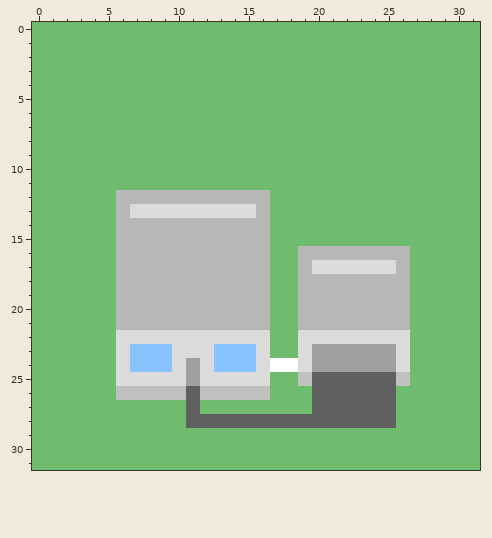
File history of a pixel-art sprite, Python Game/data/images/Residential/Bungalow.png. The picture above is the old version.
The file is 32x32 pixels. Colours within 5 levels of each other are drawn and written as one.
After the commit:
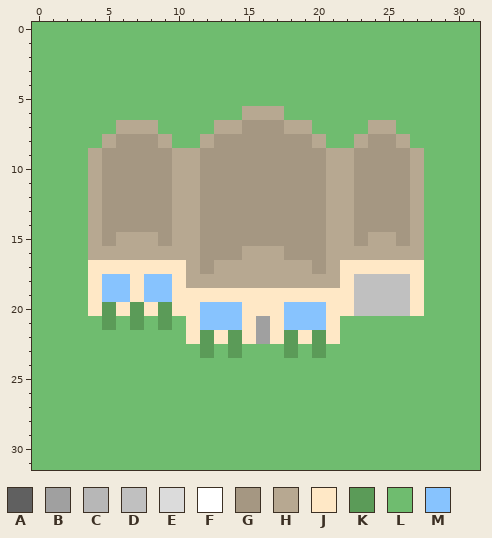
Palette (. is transparent): A #606060  B #a0a0a0  C #b7b7b7  D #c0c0c0  E #dbdbdb  F #ffffff  G #a59782  H #b7a891  J #ffe8c6  K #5b9b58  L #6fbc6f  M #87c3fe
Change:
Changed rows in their new state; - is an unchanged pixel.
first column x 4:
 6 -----------HHH----------
 7 --HHH----HHGGGHH----HH--
 8 -HGGGH--HGGGGGGGH--HGGH-
 9 HGGGGGHHGGGGGGGGGHHGGGGH
10 HGGGGGHHGGGGGGGGGHHGGGGH
11 HGGGGGHHGGGGGGGGGHHGGGGH
12 HGGGGGHHGGGGGGGGGHHGGGGH
13 HGGGGGHHGGGGGGGGGHHGGGGH
14 HGGGGGHHGGGGGGGGGHHGGGGH
15 HGHHHGHHGGGGGGGGGHHGHHGH
16 HHHHHHHHGGGHHHGGGHHHHHHH
17 JJJJJJJHGHHHHHHHGHJJJJJJ
18 JMMJMMJHHHHHHHHHHHJDDDDJ
19 JMMJMMJJJJJJJJJJJJJDDDDJ
20 JKJKJKJJMMMJJJMMMJJDDDDJ
21 -KLKLKLJMMMJBJMMMJLLLLL-
22 --LLLLLJKJKJBJKJKJLLLLL-
23 --LLLLLLKLKLL-KLKLLLLLL-
24 --LLLLLLLLLLLLLLLLLLLLL-
25 --LLLLLLLLLLL--LLLLLLLL-
26 --LLLLLLLLLLL---LLLLLL--
27 -------L--------LLLLLL--
28 -------LLLLLLLLLLLLLLL--
Changed places in both pictures, as pixel boxes (x1, y1, x2, y2):
changed: (88, 106, 424, 428)
